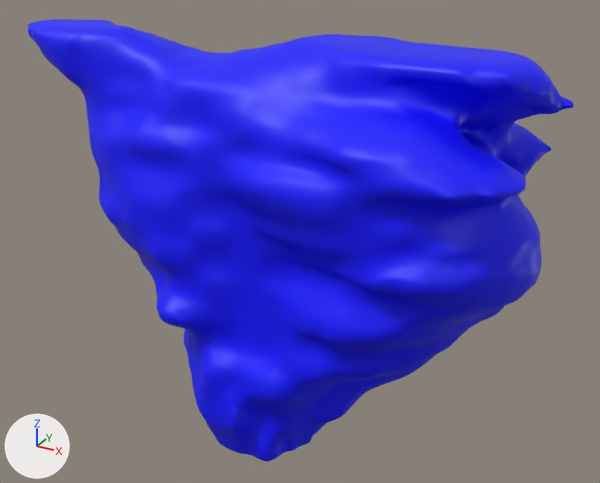
The glTF model CMRAF_26_model_AR.glb: old version first, new version second.
Rendered twice from a 50 mm camera at (246.2, -65.4, -74.9) aimed at (170.4, 72.5, -143.8). The axes (+X, +Y, +Z) are drawn at lower left. The lights are the same throughout. Where no turn or scale is listed for an object, it has been applied to the vertices.

Names of what the first picture shows: 'CMRAF_26_model_AR.ply'.
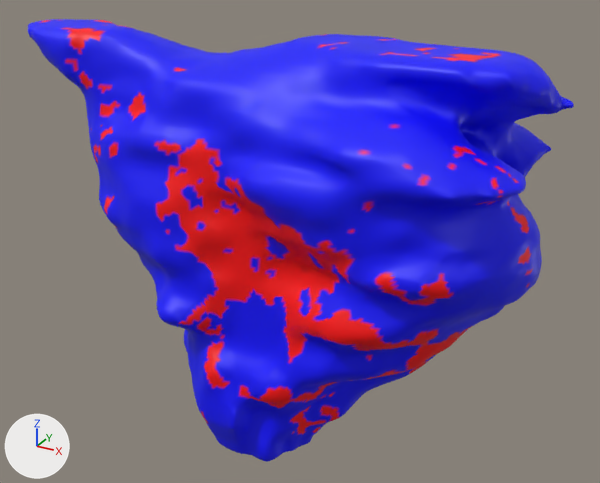
Pixel boxes [x1, y1, x2, y2] of what changed, in the pictures (600 x 483 px):
part 1 of me_cmraf_26_model_ar_ply, recoloured (blue to red): [38, 20, 534, 436] in both

The change, as a diff of the scene's bpy script:
```diff
--- a/CMRAF_26_model_AR.glb.py
+++ b/CMRAF_26_model_AR.glb.py
@@ me_cmraf_26_model_ar_ply @@
 me_cmraf_26_model_ar_ply.from_pydata(...)  # 50154 vertices, 100304 faces; spans x 110.9..221.0, y 46.3..93.8, z -186.3..-101.5
 # used by ob_cmraf_26_model_ar_ply
+# me_cmraf_26_model_ar_ply part 1: 15352 faces centred in x 115.0..219.9, y 47.0..92.1, z -186.2..-101.5 are repainted in the vertex colours; the middle colour goes from blue #0000ff to red #ff0000
 me_cmraf_26_model_ar_ply.materials.append(mat_defaultmaterial)
```
